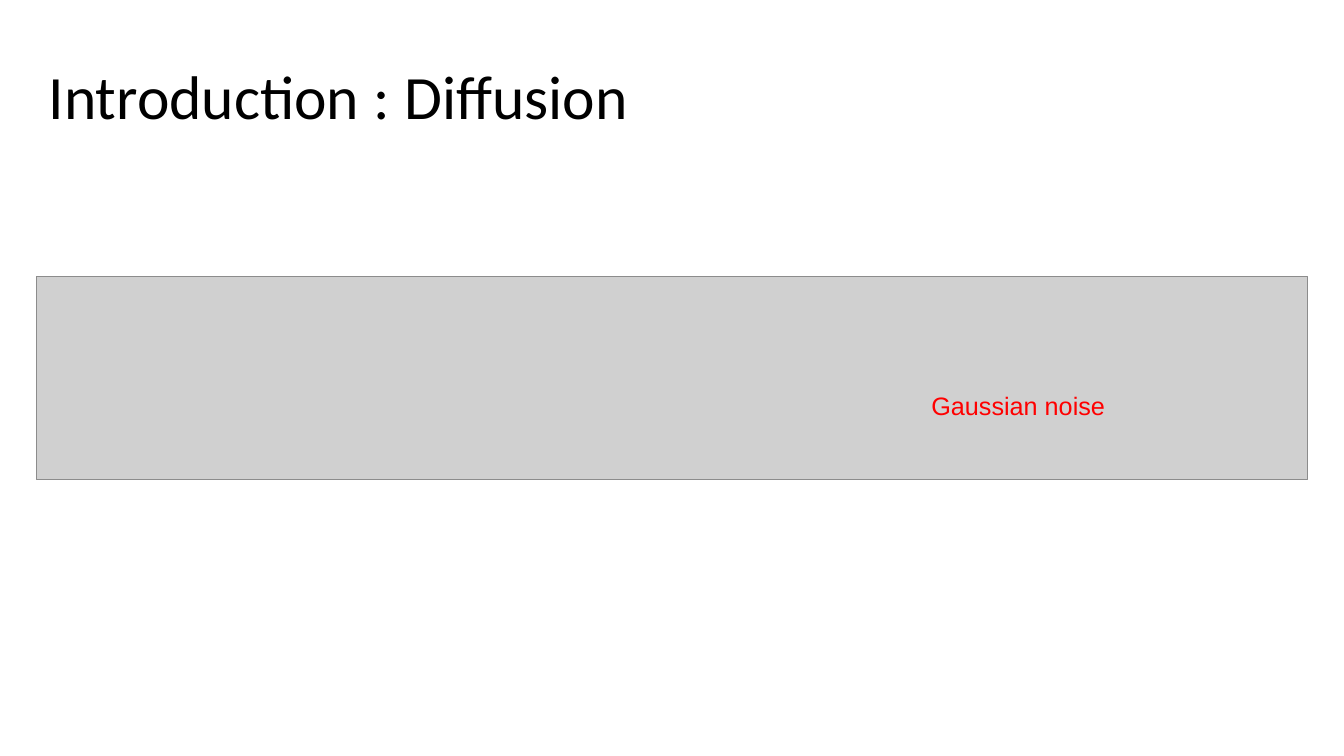
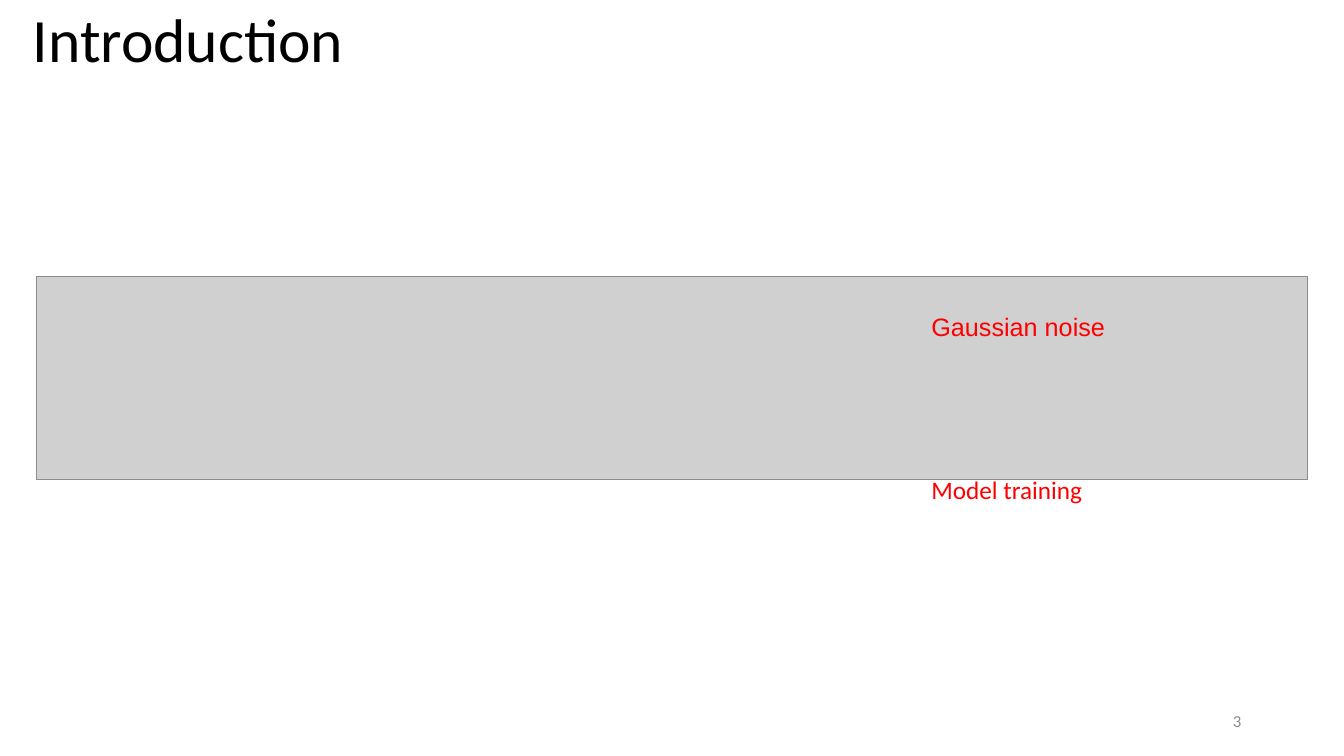
Before and after one commit to jasonfghx/lilicoco, a slide deck: slide 3 of diffusion書報/DDPM.pptx. Drawn at 1344x756 pixels with LibreOffice and Linux fonts; fonts in the diff are those of the drawing; grey boxes stand for pictures. Boxes give left, top, right and bottom in pixels: in the first picture for what was removed or moved away, otherwise in the second. Text is boxed around its words. In the diff, an @@ line names an element or a change of style, - is before the commit and + after.

```diff
--- a/diffusion書報/DDPM.pptx
+++ b/diffusion書報/DDPM.pptx
@@ title at [33,19,344,63]: text changed @@
-Introduction : Diffusion
+Introduction
@@ text "Gaussian noise": place and size @@
-text "Gaussian noise" at [931,396,1105,416]
+text "Gaussian noise" at [931,317,1105,337]
@@ text added at [931,479,1082,504], 18 pt, text #FF0000 @@
+Model training
@@ page number added at [1233,716,1241,727], 12 pt, text #8C8C8C @@
+3
```
Also in this commit, not shown: 5 other slides changed, 3 slides added.
